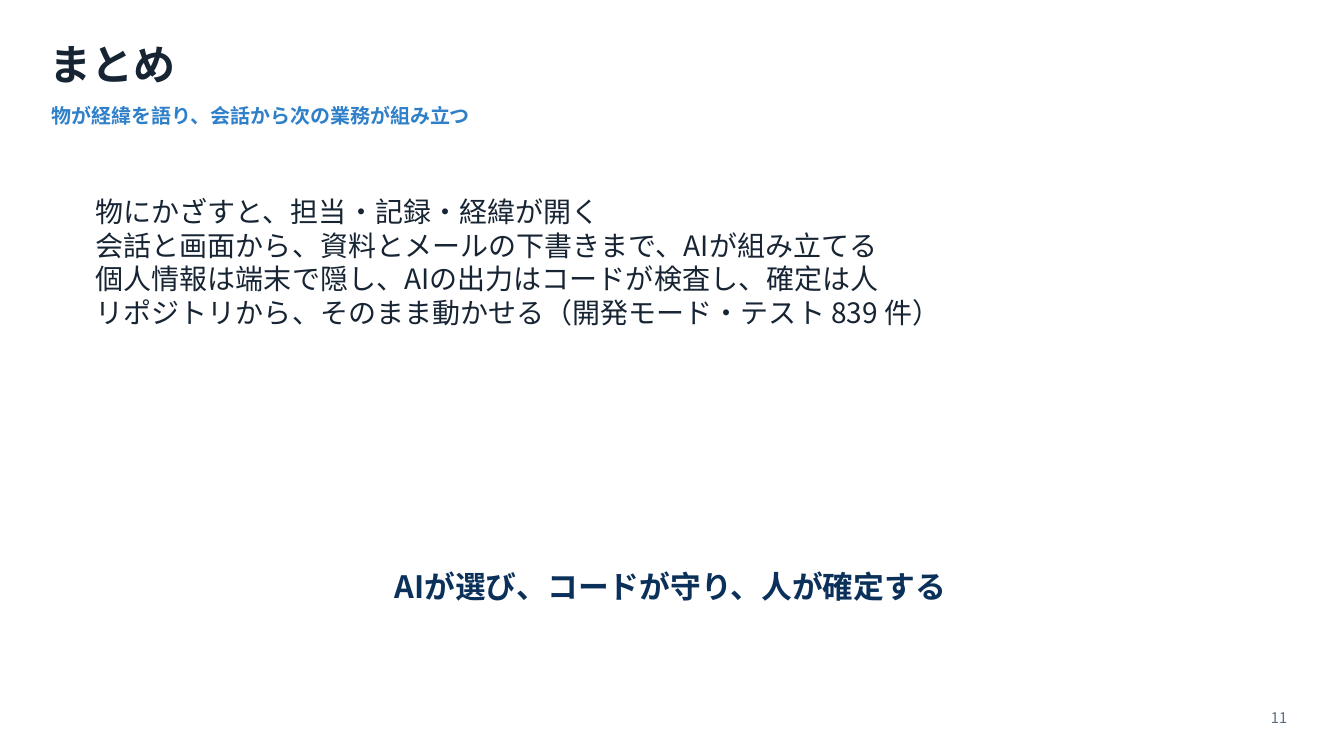
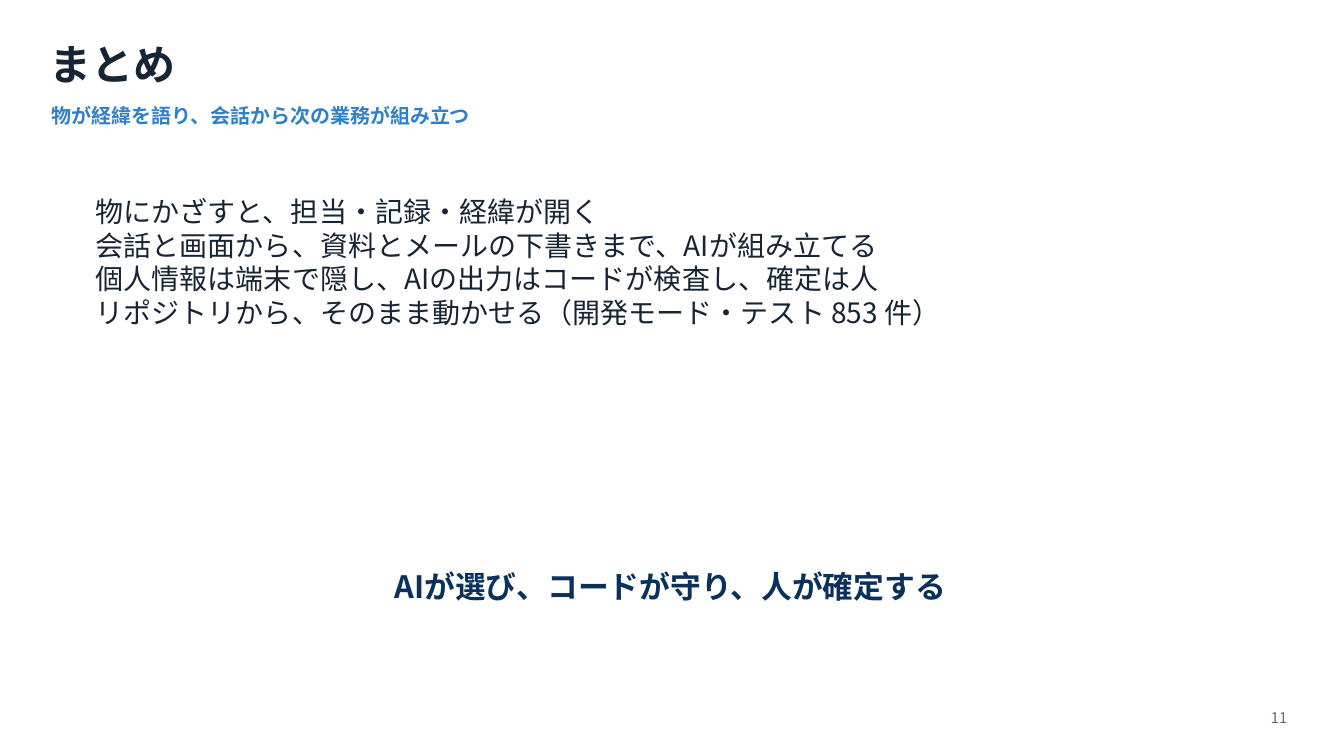
Before and after one commit to 009-next/app_dev, a slide deck: slide 11 of hackathon_materials/slides/Connect-Force_submission.pptx. Drawn at 1344x756 pixels with LibreOffice and Linux fonts; fonts in the diff are those of the drawing. Boxes give left, top, right and bottom in pixels: in the first picture for what was removed or moved away, otherwise in the second. Text is boxed around its words. In the diff, an @@ line names an element or a change of style, - is before the commit and + after.

```diff
--- a/hackathon_materials/slides/Connect-Force_submission.pptx
+++ b/hackathon_materials/slides/Connect-Force_submission.pptx
@@ text at bbox=[96, 299, 940, 326]: text changed @@
-リポジトリから、そのまま動かせる（開発モード・テスト 839 件）
+リポジトリから、そのまま動かせる（開発モード・テスト 853 件）
```
Also in this commit, not shown: 4 other slides changed, 13 other files.
